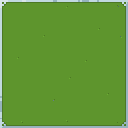
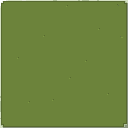
Layered file, before and after one edit (128x128). Changes by layer:
added layer "Pasted Layer" above "Background" over (x1=0, y1=0, x2=128, y2=128)
